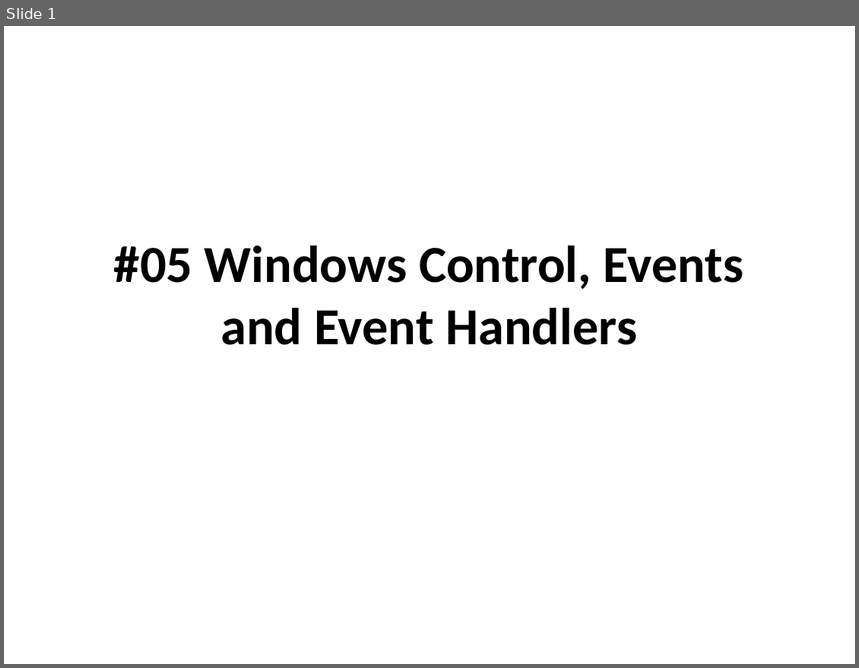
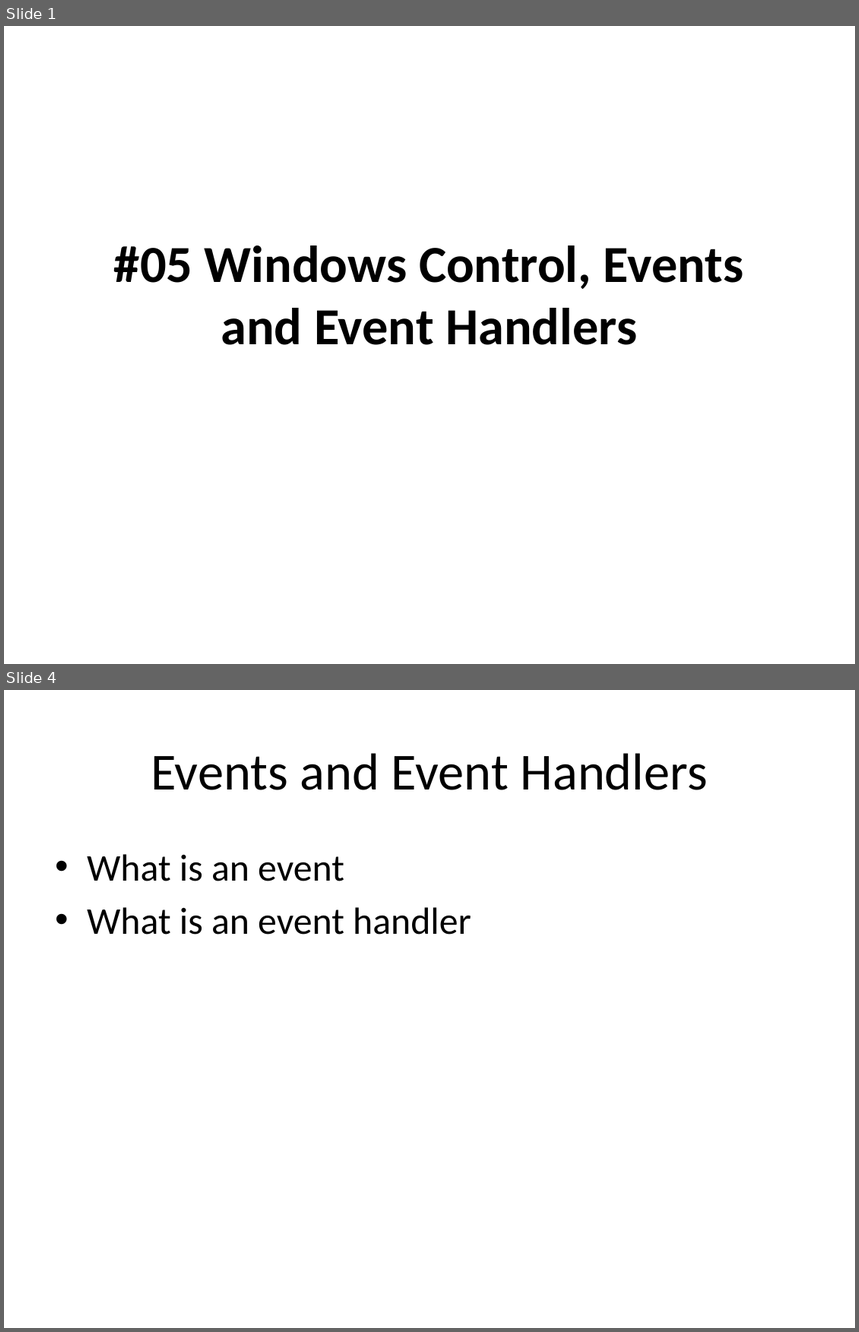
Before and after one commit to isurup/kalle-martin-group, a slide deck: OOPExam/05 Windows Control, Events and Event Handlers.pptx. Shown one above the other, each under a label of ours: slide 1 before the commit, slides 1 and 4 after it; the slides between them are not shown. The pictures are 859x668 and 859x1332 pixels, drawn with LibreOffice and Linux fonts; fonts in the diff are those of the drawing. Boxes give left, top, right and bottom in pixels: in the first picture for what was removed or moved away, otherwise in the second. Text is boxed around its words. In the diff, an @@ line names an element or a change of style, - is before the commit and + after.

```diff
--- a/OOPExam/05 Windows Control, Events and Event Handlers.pptx
+++ b/OOPExam/05 Windows Control, Events and Event Handlers.pptx
@@ slide 4 added at [4,690,855,1328], background #FFFFFF @@
@@ title added at [151,753,708,790], 44 pt, text #000000 @@
+Events and Event Handlers
@@ text added at [87,854,471,935], 32 pt, text #000000 @@
+• What is an event
+• What is an event handler
```
Also in this commit, not shown: 1 slide changed, 3 other slides added, 7 slides removed.
